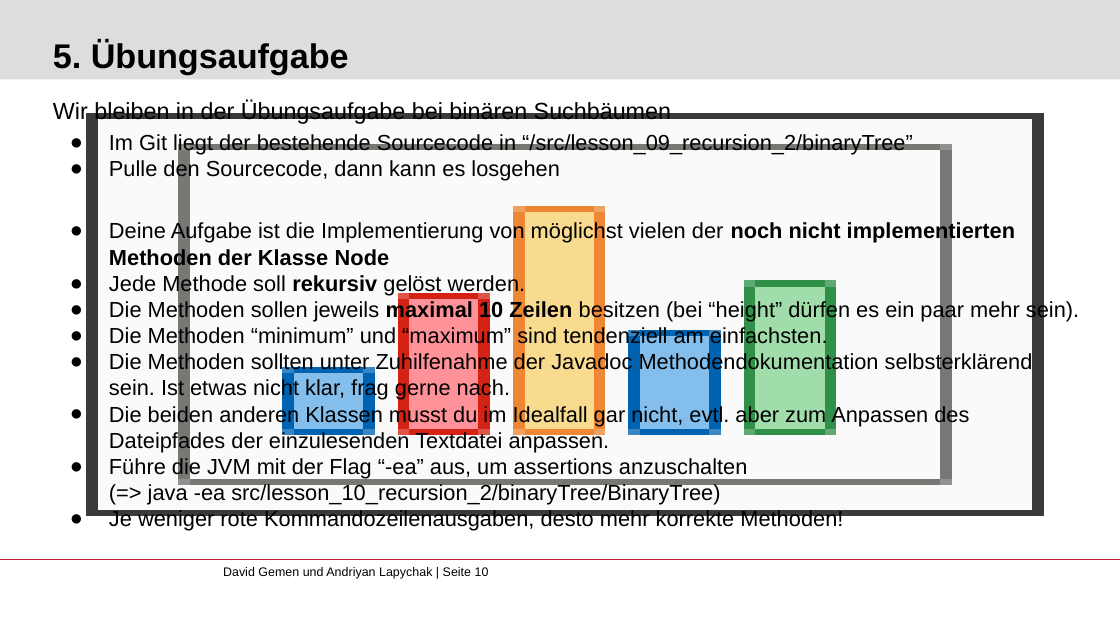
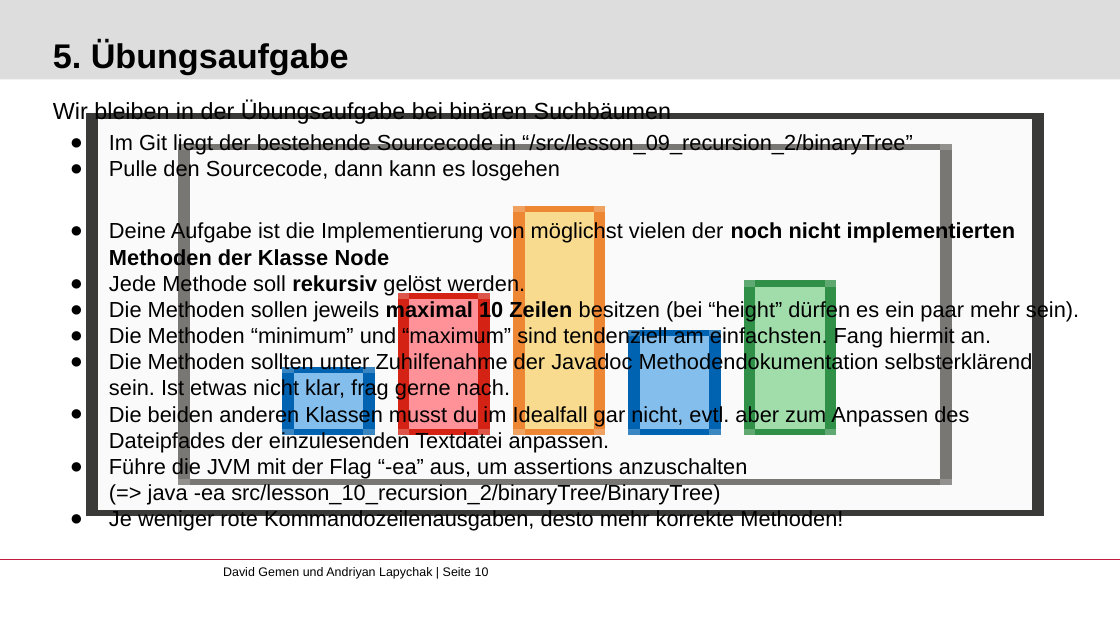
Before and after one commit to gemdav/Programmieren-1-Tutorium, a slide deck: slide 10 of slides/10_recursion_2.pptx. Drawn at 1120x630 pixels with LibreOffice and Linux fonts; fonts in the diff are those of the drawing; background and template pictures are left out. Boxes give left, top, right and bottom in pixels: in the first picture for what was removed or moved away, otherwise in the second. Text is boxed around its words. In the diff, an @@ line names an element or a change of style, - is before the commit and + after.

```diff
--- a/slides/10_recursion_2.pptx
+++ b/slides/10_recursion_2.pptx
@@ text at [109, 326, 991, 348]: text changed @@
-● Die Methoden “minimum” und “maximum” sind tendenziell am einfachsten.
+● Die Methoden “minimum” und “maximum” sind tendenziell am einfachsten. Fang hiermit an.
```
Also in this commit, not shown: 2 other slides changed, 2 other files.
